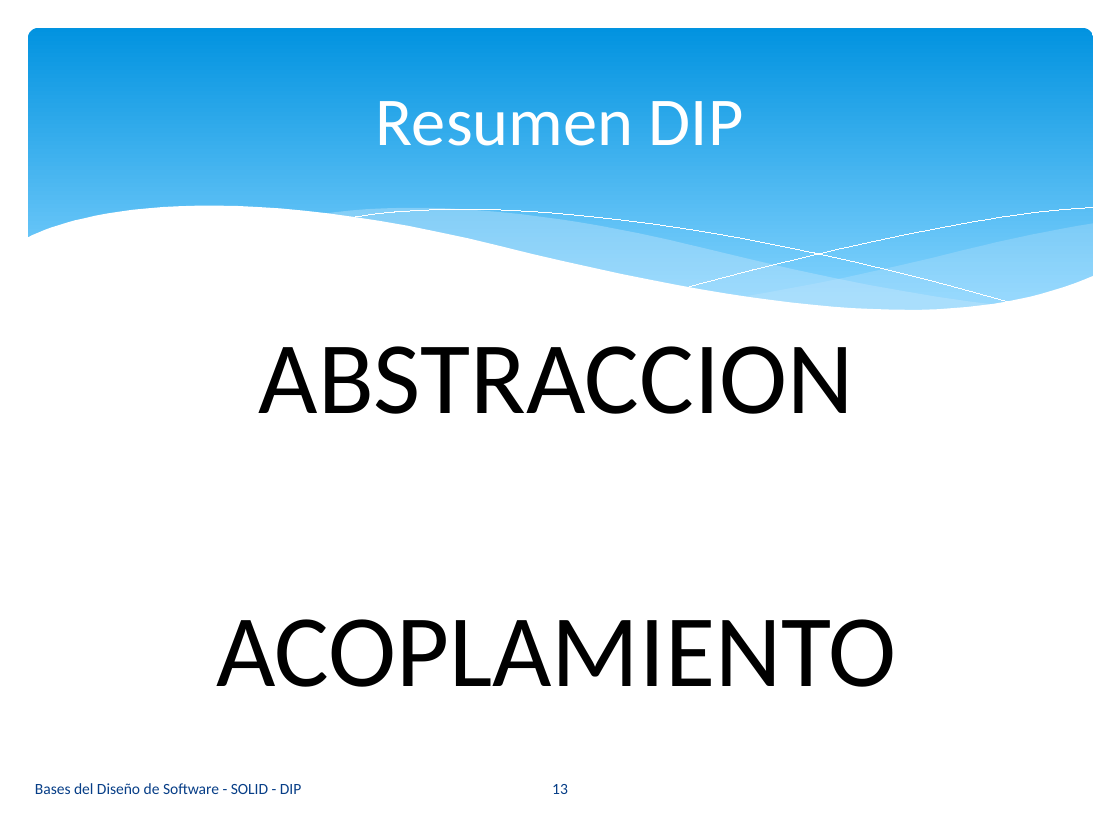
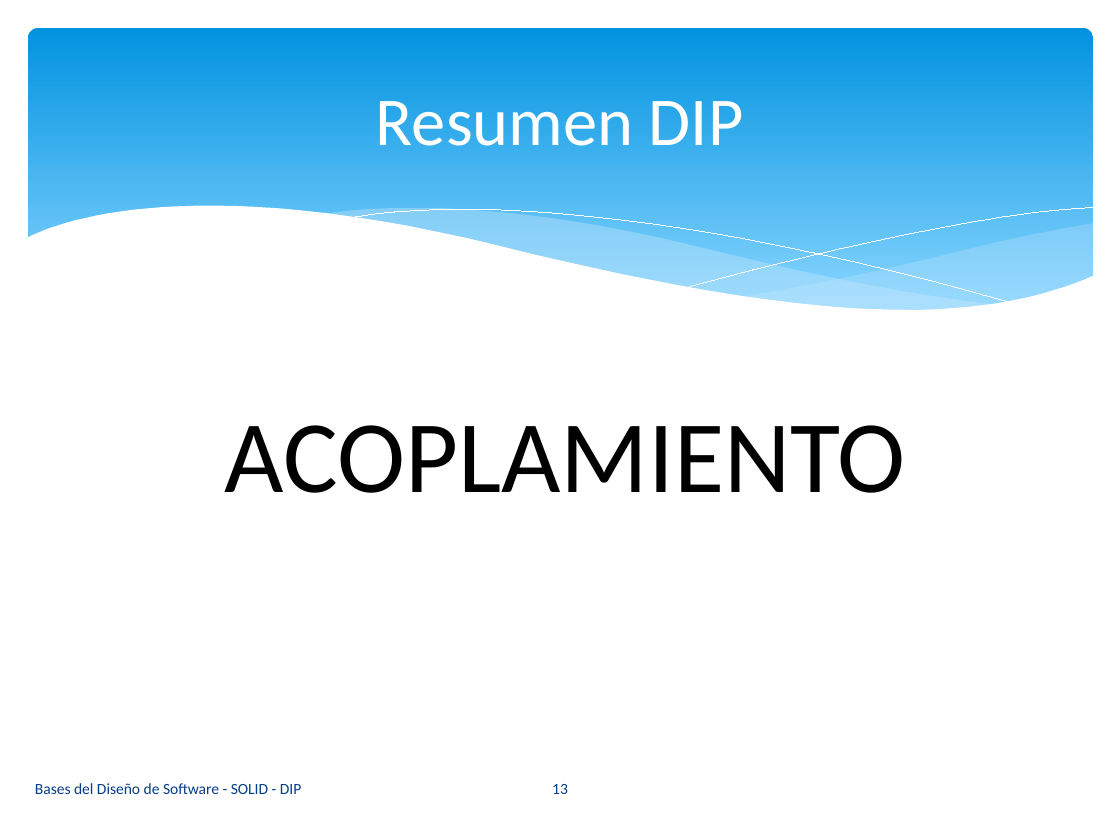
Before and after one commit to vvalotto/Base-Disenio-Software, a slide deck: slide 13 of 07. Principios SOLID - DIP.pptx. Drawn at 1120x840 pixels with LibreOffice and Linux fonts; fonts in the diff are those of the drawing. Boxes give left, top, right and bottom in pixels: in the first picture for what was removed or moved away, otherwise in the second. Text is boxed around its words. In the diff, an @@ line names an element or a change of style, - is before the commit and + after.

```diff
--- a/07. Principios SOLID - DIP.pptx
+++ b/07. Principios SOLID - DIP.pptx
@@ text removed at bbox=[259, 346, 854, 414] @@
-ABSTRACCION
@@ text "ACOPLAMIENTO": place and size @@
-text "ACOPLAMIENTO" at bbox=[216, 619, 897, 687]
+text "ACOPLAMIENTO" at bbox=[225, 425, 906, 493]
```
Also in this commit, not shown: 2 other slides changed.
